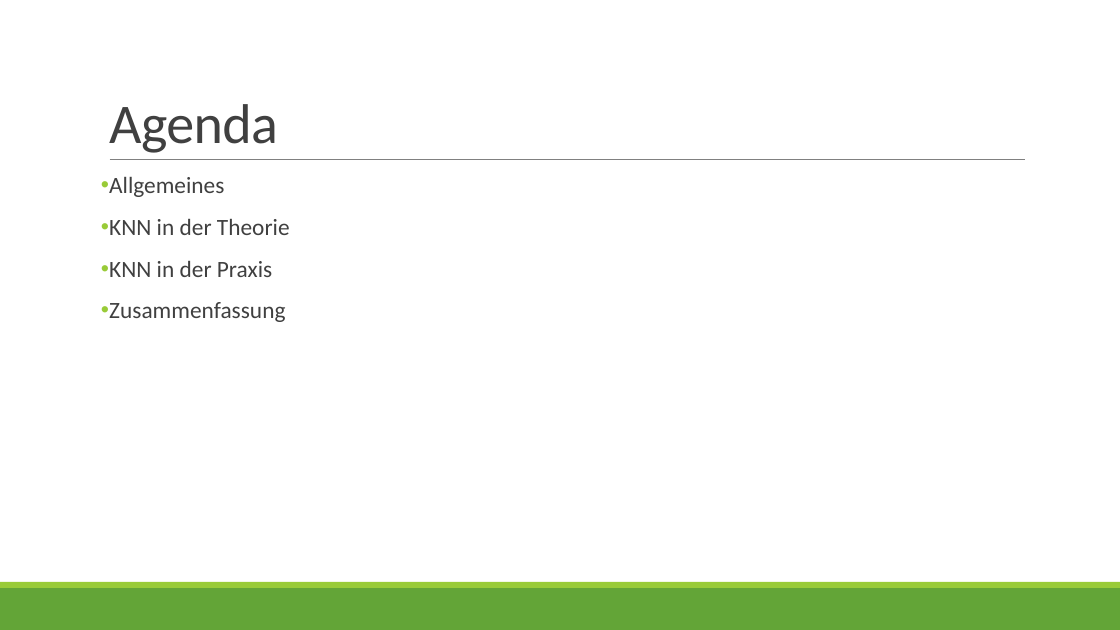
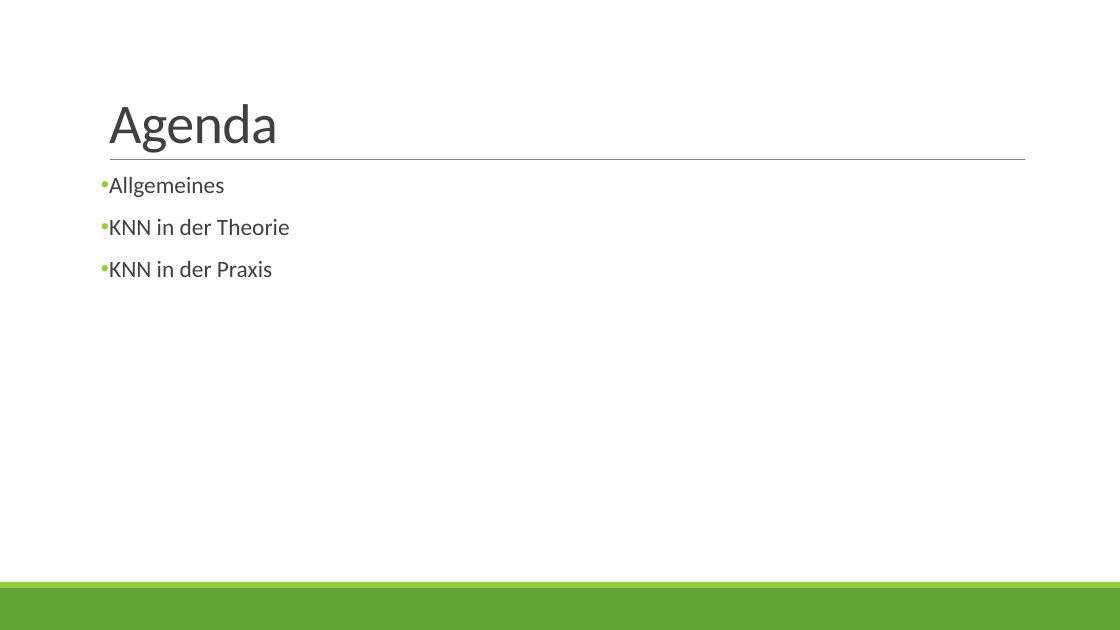
Before and after one commit to MichaelCzurda/Python-Data-Science-Beispiele, a slide deck: slide 2 of KNN/KNN –.pptx. Drawn at 1120x630 pixels with LibreOffice and Linux fonts; fonts in the diff are those of the drawing. Boxes give left, top, right and bottom in pixels: in the first picture for what was removed or moved away, otherwise in the second. Text is boxed around its words. In the diff, an @@ line names an element or a change of style, - is before the commit and + after.

Commit message:
Presentation v2

```diff
--- a/KNN/KNN –.pptx
+++ b/KNN/KNN –.pptx
@@ text at [109,302,285,322]: paragraph removed @@
-• Zusammenfassung
```
Also in this commit, not shown: 1 slide added.
